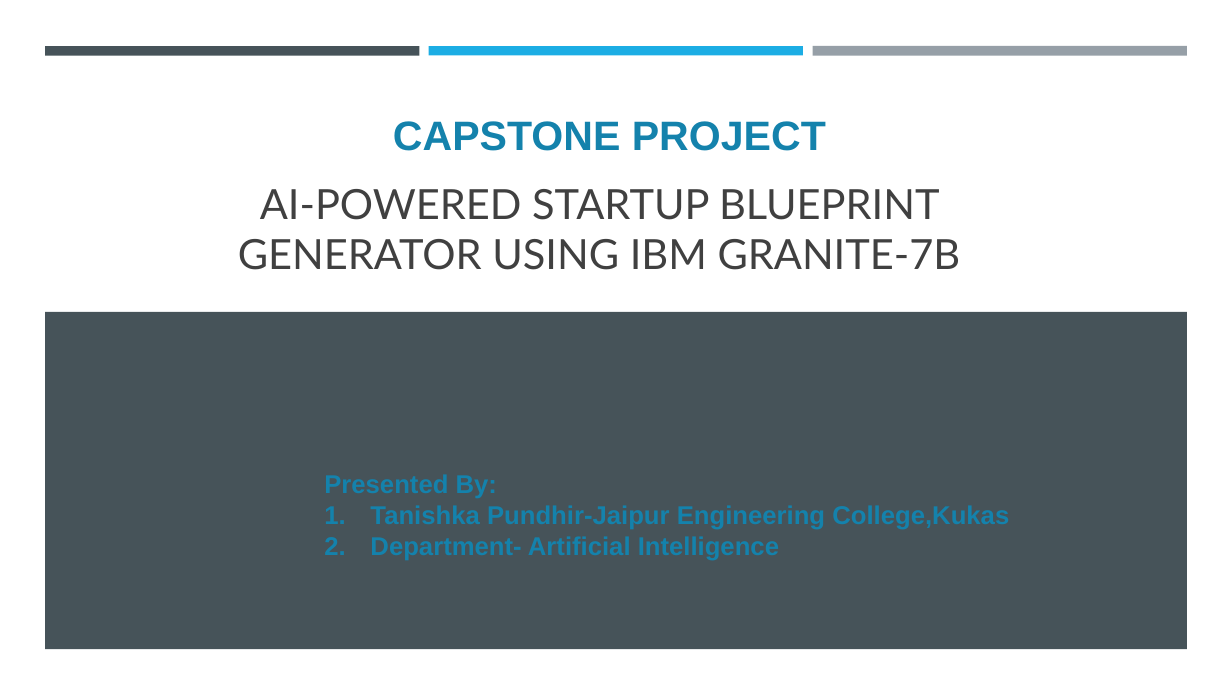
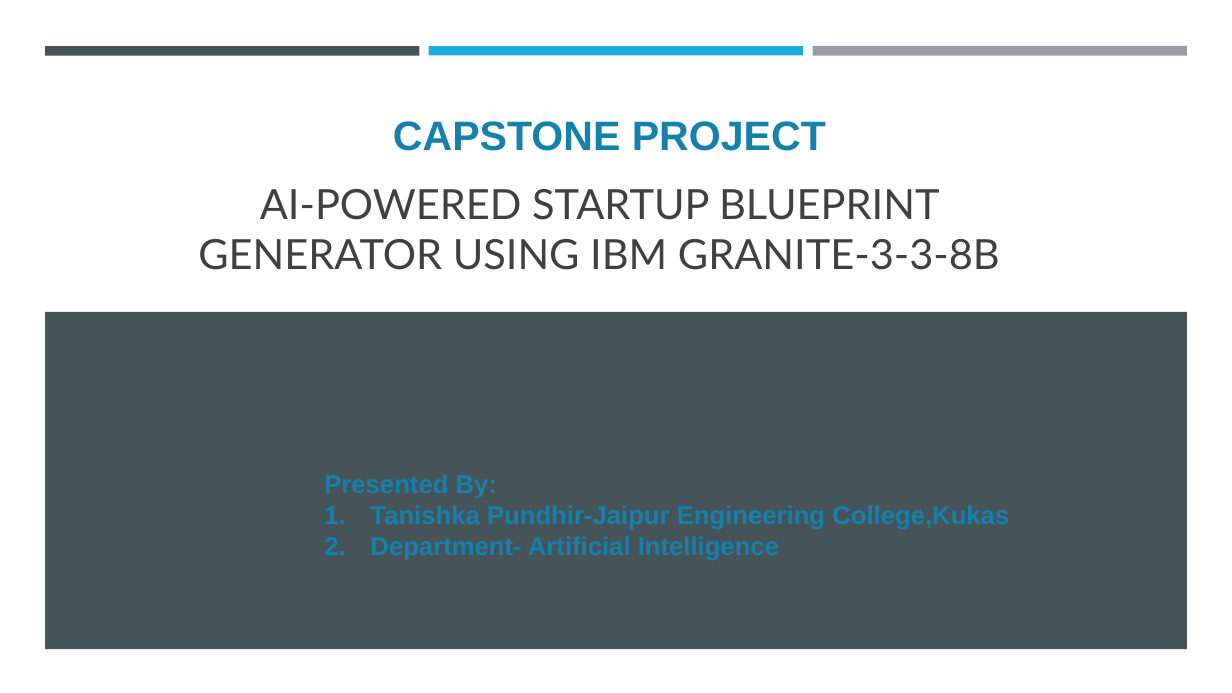
Before and after one commit to Tanishkapundhir78/Startup_Blueprint_generator, a slide deck: slide 1 of Tanishka_Blueprint_generator.pptx. Drawn at 1232x693 pixels with LibreOffice and Linux fonts; fonts in the diff are those of the drawing; background and template pictures are left out. Boxes give left, top, right and bottom in pixels: in the first picture for what was removed or moved away, otherwise in the second. Text is boxed around its words. In the diff, an @@ line names an element or a change of style, - is before the commit and + after.

```diff
--- a/Tanishka_Blueprint_generator.pptx
+++ b/Tanishka_Blueprint_generator.pptx
@@ title at box(198, 189, 1000, 270): text changed @@
-AI-POWERED STARTUP BLUEPRINT GENERATOR USING IBM GRANITE-7B
+AI-POWERED STARTUP BLUEPRINT GENERATOR USING IBM GRANITE-3-3-8B
```
Also in this commit, not shown: 3 other slides changed, 1 slide added, 1 slide removed.
